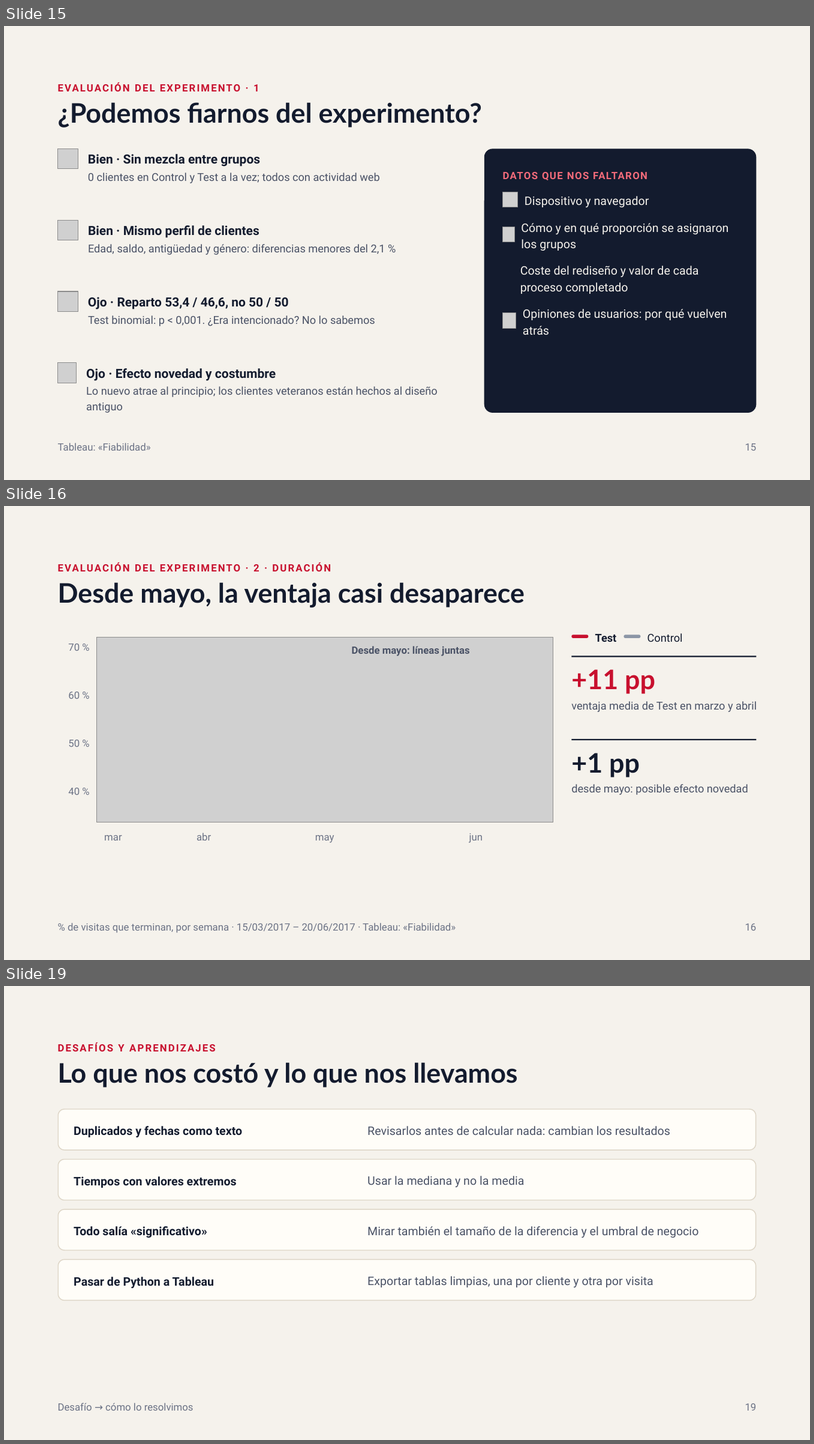
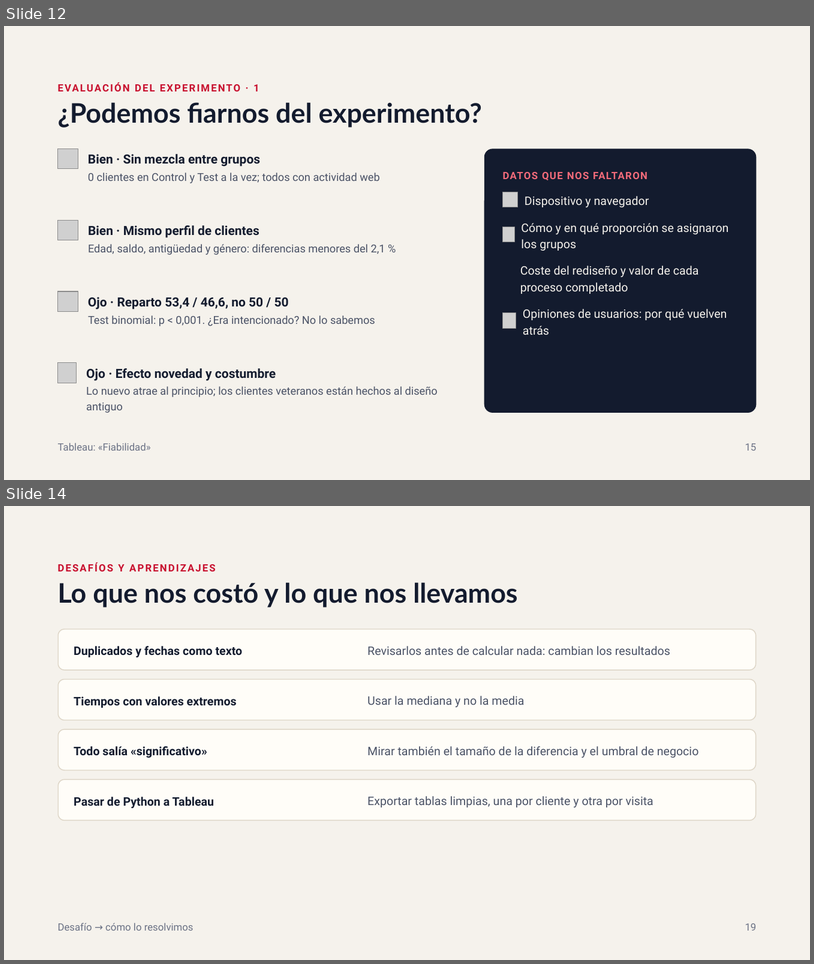
Before and after one commit to beafernandez22/Project_Vanguard_ab_Test, a slide deck: outputs/Vanguard_Presentación.pptx. Shown one above the other, each under a label of ours: slides 15, 16 and 19 before the commit, slides 12 and 14 after it; the slides between them are not shown. The pictures are 814x1444 and 814x964 pixels, drawn with LibreOffice and Linux fonts; fonts in the diff are those of the drawing; grey boxes stand for pictures; background and template pictures are left out. Boxes give left, top, right and bottom in pixels: in the first picture for what was removed or moved away, otherwise in the second. Text is boxed around its words. In the diff, an @@ line names an element or a change of style, - is before the commit and + after.

Commit message:
cambios en ppt y tableau

```diff
--- a/outputs/Vanguard_Presentación.pptx
+++ b/outputs/Vanguard_Presentación.pptx
@@ slide 16 removed at (4,506,810,960), background #F5F2EC @@
@@ text removed at (254,564,260,571) @@
-EVALUACIÓN DEL EXPERIMENTO · 2 · DURACIÓN
@@ title removed at (58,582,525,607) @@
-Desde mayo, la ventaja casi desaparece
@@ text removed at (68,643,80,651) @@
-70 %
@@ picture removed at (96,637,554,822) @@
@@ text removed at (352,646,470,656) @@
-Desde mayo: líneas juntas
@@ rounded rectangle removed at (572,635,589,639) @@
@@ text removed at (596,634,617,642) @@
-Test
@@ rounded rectangle removed at (624,635,641,639) @@
@@ text removed at (648,633,683,642) @@
-Control
@@ line removed from (572, 657) to (756, 657) @@
@@ text removed at (572,669,656,694) @@
-+11 pp
@@ text removed at (68,691,80,699) @@
-60 %
@@ text removed at (572,701,757,712) @@
-ventaja media de Test en marzo y abril
@@ text removed at (68,739,80,747) @@
-50 %
@@ line removed from (572, 739) to (756, 739) @@
@@ text removed at (572,753,640,777) @@
-+1 pp
@@ text removed at (68,787,80,795) @@
-40 %
@@ text removed at (572,784,749,795) @@
-desde mayo: posible efecto novedad
@@ text removed at (104,835,122,840) @@
-mar
@@ text removed at (197,832,211,840) @@
-abr
@@ text removed at (315,835,335,843) @@
-may
@@ text removed at (470,833,483,843) @@
-jun
@@ text removed at (68,922,456,933) @@
-% de visitas que terminan, por semana · 15/03/2017 – 20/06/2017 · Tableau: «Fiabilidad»
@@ text removed at (746,923,757,930) @@
-16
@@ what was slide 15 is now slide 12 @@
@@ what was slide 19 is now slide 14 @@
```
Also in this commit, not shown: 6 slides changed, 4 other slides removed, 1 other file.
